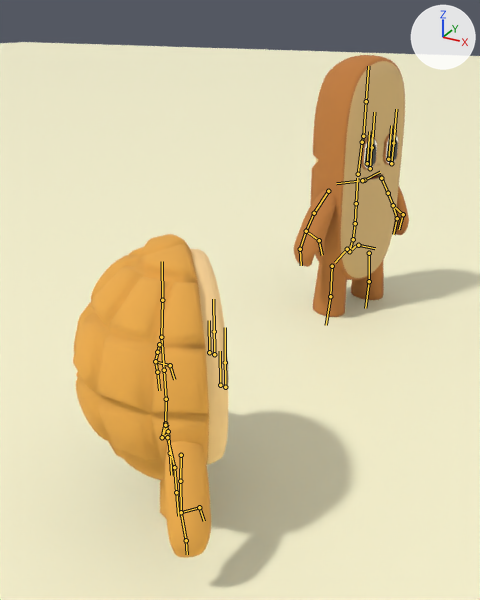
One commit to the glTF model assets/scenes/default_scene.glb: the scene before it, then after it.
Both versions are drawn from a 50 mm camera at (3.21, -2.61, 1.66) aimed at (1.87, -0.17, 0.44). The lights are fixed; the arrows at upper right show +X, +Y and +Z. The bones that bend it are drawn over the model as lines.

Objects in the first picture: 'Bread Body', 'Eyes Inner', 'Eyes Outer', 'Floor', 'Hands', 'Hands.001', 'Polo Bun Outer'.
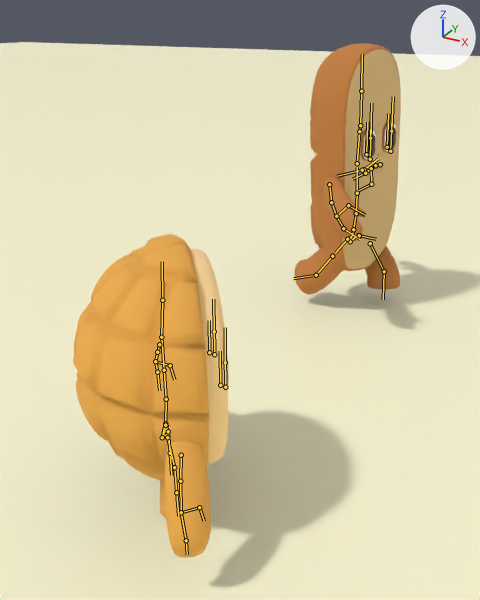
The newer file adds an action. The first version stands in its rest pose; the second is drawn at frame 12 of the action 'Baguette.Walking'.

What the commit changed:
Bone 'spine' (bone_spine) moves from (0.0, 0.0, 0.0) to (0.0, 0.059, -0.015).
Bone 'spine.002' (bone_spine_002) turns from (0, 0, 0) to (0, 3, 0) degrees about its own x, y and z.
Bone 'spine.003' (bone_spine_003) turns from (0, 0, 0) to (0, 0, 5) degrees about its own x, y and z.
Bone 'upper_arm.L' (bone_upper_arm_l) turns from (0, 0, 0) to (-49, 38, -10) degrees about its own x, y and z.
Bone 'upper_arm.R' (bone_upper_arm_r) turns from (0, 0, 0) to (58, 34, 27) degrees about its own x, y and z.
Bone 'shin.L.003' (bone_shin_l_003) turns from (0, 0, 0) to (-34, -2, 0) degrees about its own x, y and z.
Bone 'shin.L.001' (bone_shin_l_001) turns from (0, 0, 0) to (28, 1, 0) degrees about its own x, y and z.
Bone 'shin.R.003' (bone_shin_r_003) turns from (0, 0, 0) to (40, -2, -1) degrees about its own x, y and z.
Bone 'shin.R.001' (bone_shin_r_001) turns from (0, 0, 0) to (22, -1, 0) degrees about its own x, y and z.

Location of each change, [x1, y1, x2, y2] in pixels of the pictures (480 x 600 px):
'Bread Body', posed (11% wider): before [310, 55, 405, 317]; after [295, 43, 401, 295]
'Hands', posed: before [294, 187, 409, 267]; after [324, 177, 366, 241]
'Eyes Outer', posed (8% narrower, 11% taller): before [361, 133, 399, 170]; after [361, 120, 396, 161]
'Eyes Inner', posed (10% taller): before [365, 139, 398, 167]; after [365, 127, 396, 158]
bone 'spine', root to tip: before (349, 251) to (352, 242); after (350, 241) to (353, 232)
bone 'spine.002', root to tip: before (355, 223) to (356, 203); after (356, 213) to (357, 193)
bone 'spine.003', root to tip: before (356, 203) to (357, 178); after (357, 193) to (357, 167)
bone 'upper_arm.L', root to tip: before (381, 178) to (388, 193); after (380, 164) to (375, 165)
bone 'upper_arm.R', root to tip: before (328, 191) to (314, 213); after (329, 184) to (331, 202)
bone 'shin.L.003', root to tip: before (369, 253) to (369, 281); after (370, 243) to (384, 271)
bone 'shin.L.001', root to tip: before (369, 281) to (365, 308); after (384, 271) to (383, 299)
bone 'shin.R.003', root to tip: before (332, 266) to (330, 296); after (332, 256) to (316, 275)
bone 'shin.R.001', root to tip: before (330, 296) to (326, 325); after (316, 275) to (293, 278)
